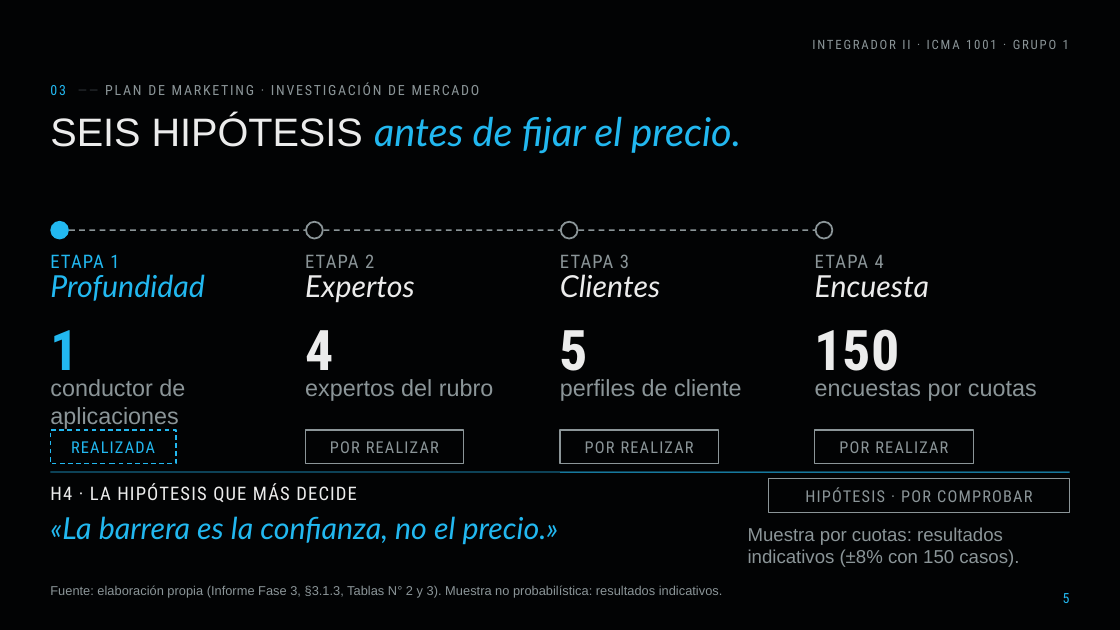
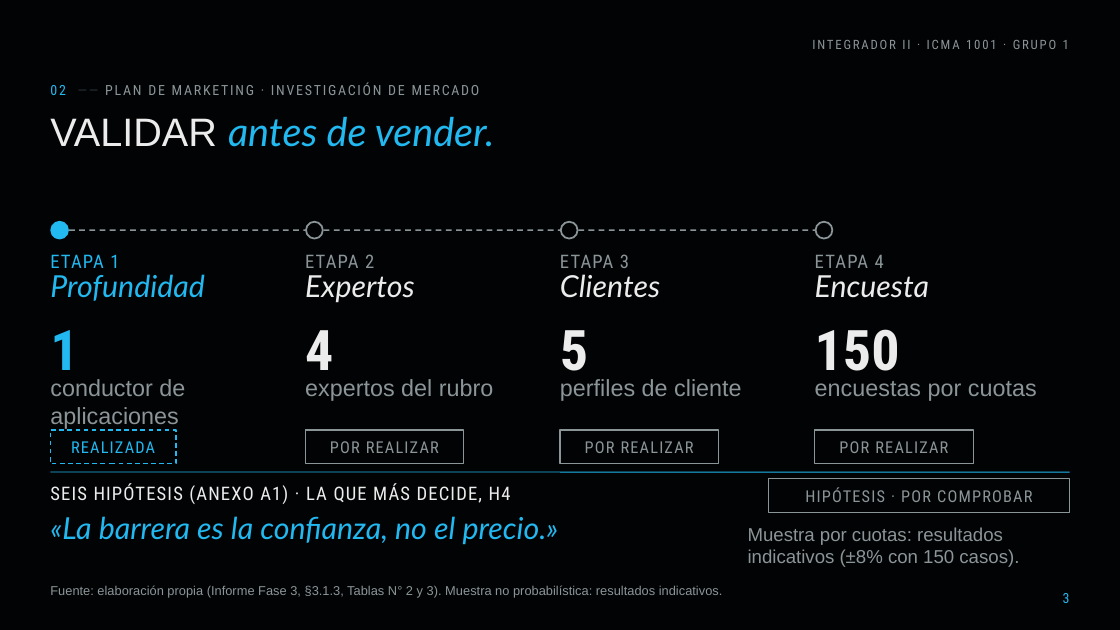
Before and after one commit to diegoaam0109-ux/lumine, a slide deck: slide 3 of fase-3/Grupo_01_LumineMotors_Fase3.pptx (slide 5 before the commit). Drawn at 1120x630 pixels with LibreOffice and Linux fonts; fonts in the diff are those of the drawing; background and template pictures are left out. Boxes give left, top, right and bottom in pixels: in the first picture for what was removed or moved away, otherwise in the second. Text is boxed around its words. In the diff, an @@ line names an element or a change of style, - is before the commit and + after.

```diff
--- a/fase-3/Grupo_01_LumineMotors_Fase3.pptx
+++ b/fase-3/Grupo_01_LumineMotors_Fase3.pptx
@@ text at (x1=50, y1=82, x2=480, y2=95): text changed @@
-03 —— PLAN DE MARKETING · INVESTIGACIÓN DE MERCADO
+02 —— PLAN DE MARKETING · INVESTIGACIÓN DE MERCADO
@@ title at (x1=50, y1=116, x2=494, y2=147): text changed @@
-SEIS HIPÓTESIS antes de fijar el precio.
+VALIDAR antes de vender.
@@ text at (x1=50, y1=483, x2=511, y2=504): text changed @@
-H4 · LA HIPÓTESIS QUE MÁS DECIDE
+SEIS HIPÓTESIS (ANEXO A1) · LA QUE MÁS DECIDE, H4
@@ page number at (x1=1063, y1=593, x2=1070, y2=603): text changed @@
-5
+3
```
Also in this commit, not shown: 17 other slides changed, 9 slides removed, 19 other files.
